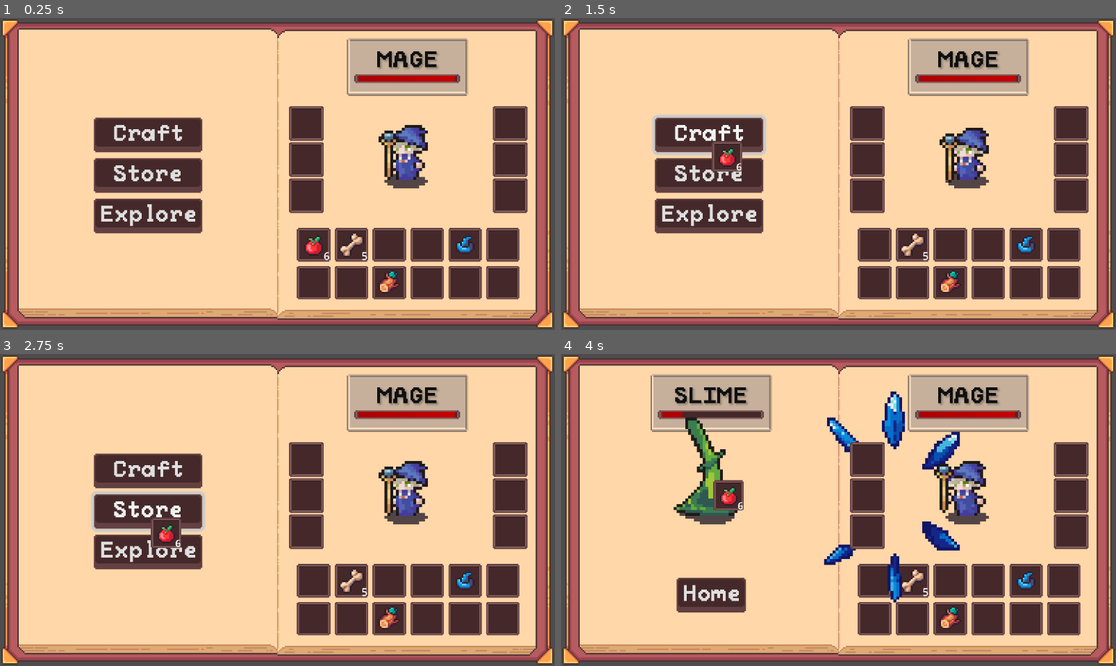
Above: before the commit, frames 1-4 (two rows, left to right).
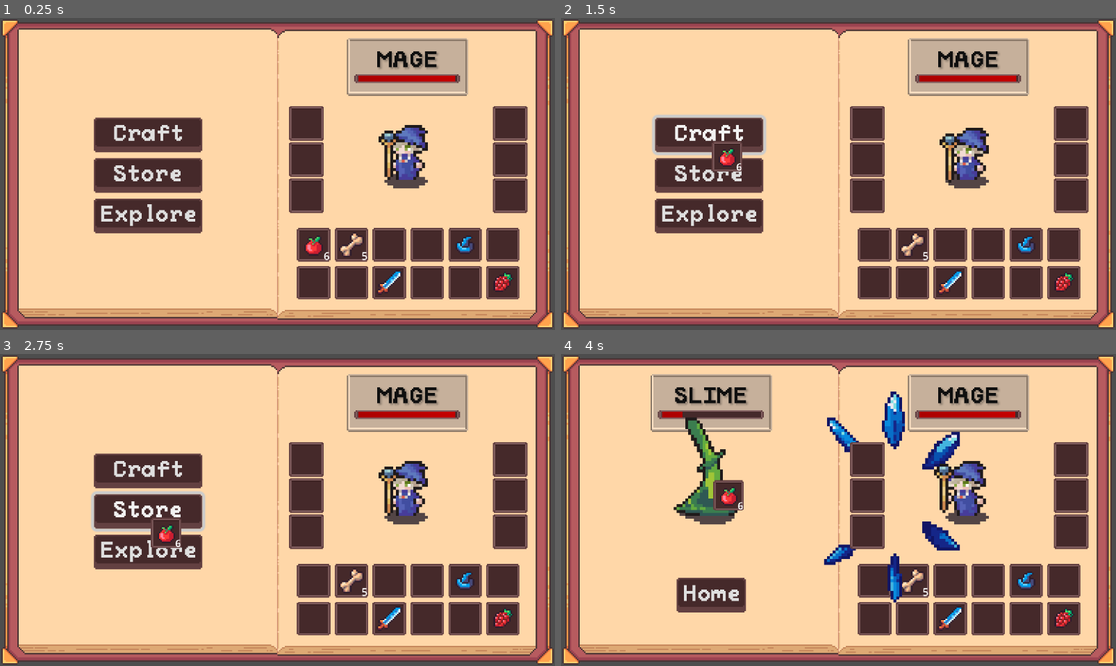
Above: after the commit, the same moments.

Repository: Blortlett/GodotIdle
Game: Godot game, scene res://Scenes/GuiNode.tscn
Two runs of this game, one before a commit and one after it. Both use one fixed random seed, a clock stepped at 60 frames per second and the inputs below.
Inputs (mouse positions are in pixels of both pictures, inside the frame that each line leads up to):
- Up to frame 1 (0.25 s): no input
- Up to frame 2 (1.5 s): click (871, 242) at 0.52 s; click "Craft" at 1.25 s
- Up to frame 3 (2.75 s): click "Store" at 2 s
- Up to frame 4 (4 s): click "Explore" at 2.75 s; click "Sunny Meadow" at 3.5 s

The runs differ from the first frame. In frame 1, 0.3% of the frame differs, in the area x 68-93%, y 81-89%; in frame 2, 0.3%; in frame 3, 0.3%; in frame 4, 0.3%.

Commit message:
Helmet + Weapon slot now modify player defense/damage

Diff:
--- a/Inventory/Items/IronSword.tres
+++ b/Inventory/Items/IronSword.tres
@@ -7,6 +7,11 @@
 script = ExtResource("1_0vl77")
 name = "Iron Sword"
 texture = ExtResource("2_cju1o")
-ItemID = 251
+ItemID = 1607
 mItemType = 1
+mArmorSlot = 0
+DamageModifier = 100.0
+MagicDamageModifier = 100.0
+DefenseModifier = 0.0
+MagicDefenseModifier = 0.0
 metadata/_custom_type_script = "uid://c7op3b5r7t54q"
--- a/Inventory/Items/MageHat.tres
+++ b/Inventory/Items/MageHat.tres
@@ -10,4 +10,8 @@
 ItemID = 1841
 mItemType = 0
 mArmorSlot = 1
+DamageModifier = 0.0
+MagicDamageModifier = 0.0
+DefenseModifier = 100.0
+MagicDefenseModifier = 100.0
 metadata/_custom_type_script = "uid://c7op3b5r7t54q"
--- a/Inventory/PlayerInventory.tres
+++ b/Inventory/PlayerInventory.tres
@@ -6,6 +6,7 @@
 [ext_resource type="Resource" uid="uid://bhhf6eaywlnjv" path="res://Inventory/Items/Bones.tres" id="4_nc7e1"]
 [ext_resource type="Resource" uid="uid://cowt4to4mem15" path="res://Inventory/Items/MageHat.tres" id="5_hpwqo"]
 [ext_resource type="Resource" uid="uid://bp27r6cvvahdy" path="res://Inventory/Items/IronSword.tres" id="6_swd8f"]
+[ext_resource type="Resource" uid="uid://ula6287t5uj7" path="res://Inventory/Items/Log.tres" id="7_nc7e1"]
 
 [sub_resource type="Resource" id="Resource_4jx6n"]
 script = ExtResource("2_78geo")
@@ -68,6 +69,7 @@
 
 [sub_resource type="Resource" id="Resource_fgcbg"]
 script = ExtResource("2_78geo")
+item = ExtResource("7_nc7e1")
 amount = 0
 metadata/_custom_type_script = "uid://bx52jjxmfncpj"
 
--- a/Inventory/Scripts/scrEquipmentManager.gd
+++ b/Inventory/Scripts/scrEquipmentManager.gd
@@ -34,10 +34,33 @@
 func GetInventory() -> Inv:
 	return mInventory;
 
-func GetUISlots() -> Array[SlotUI]:
+func GetEquipmentModifiers() -> CombatModifiers:
+	var EquipmentModifiers: CombatModifiers = CombatModifiers.new();
+	if GetWeaponItem():
+		EquipmentModifiers.DamageModifier += GetWeaponItem().DamageModifier;
+		EquipmentModifiers.MagicDamageModifier += GetWeaponItem().MagicDamageModifier;
+	if GetHelmetItem():
+		EquipmentModifiers.MagicDefenseModifier += GetHelmetItem().MagicDefenseModifier;
+		EquipmentModifiers.DefenseModifier += GetHelmetItem().DefenseModifier;
+	return EquipmentModifiers;
+
+func GetUISlots() -> Array[SlotUI]: # Get all slots
 	var EquipmentSlots: Array[SlotUI];
 	for slot: SlotUI in mArmorSlotsUI:
 		EquipmentSlots.append(slot);
 	EquipmentSlots.append(mWeaponSlotUI)
 	EquipmentSlots.append(mAccessorySlotUI)
 	return EquipmentSlots;
+# Get Specific Slots
+func GetHelmetItem() -> InvItem:
+	return mInventory.slots[0].item;
+func GetChestItem() -> InvItem:
+	return mInventory.slots[1].item;
+func GetLegItem() -> InvItem:
+	return mInventory.slots[2].item;
+func GetBootItem() -> InvItem:
+	return mInventory.slots[3].item;
+func GetWeaponItem() -> InvItem:
+	return mInventory.slots[4].item;
+func GetAccessoryItem() -> InvItem:
+	return mInventory.slots[5].item;
--- a/Inventory/Scripts/scrInventoryItem.gd
+++ b/Inventory/Scripts/scrInventoryItem.gd
@@ -15,3 +15,7 @@
 @export var ItemID: int;
 @export var mItemType: ItemType;
 @export var mArmorSlot: ArmorSlot;
+@export var DamageModifier: float;
+@export var MagicDamageModifier: float;
+@export var DefenseModifier: float;
+@export var MagicDefenseModifier: float;
--- /dev/null
+++ b/Scripts/Combat/scrEquipmentModifiers.gd
@@ -0,0 +1,14 @@
+class_name CombatModifiers
+var DamageModifier: float;
+var DefenseModifier: float;
+var StunDamageModifier: float;
+var StunDefenseModifier: float;
+var MagicDamageModifier: float;
+var MagicDefenseModifier: float;
+var PoisonDamageModifier: float;
+var PoisonDefenseModifier: float;
+var FrostDamageModifier: float;
+var FrostDefenseModifier: float;
+var FireDamageModifier: float;
+var FireDefenseModifier: float;
+var AttackSpeedModifier: float;
--- a/Scripts/Managers/scrCombatManager.gd
+++ b/Scripts/Managers/scrCombatManager.gd
@@ -10,6 +10,7 @@
 @onready var mCharacterRegister: CharacterRegister = get_node("../CharacterRegister");
 @onready var mInventoryUI: InventoryUI = get_node("../GameUI");
 @onready var mCharacterDisplayController: CharacterDisplayController = get_node("../GameUI/CharacterDisplayController");
+@onready var mPlayerEquipmentManager: EquipmentManager = get_node("../GameUI/SystemUI/CharacterUI/EquipmentUI");
 
 var IsCombatActive: bool = false;
 # Attack cooldown
@@ -83,28 +84,22 @@
 
 	#Update Health UI
 	mCharacterDisplayController.UpdateCharacterHealthVisuals();
-
-	# Enemy Death
-	if (mCharacterRegister.mActiveEnemyCharacter.CurrentHealth <= 0):
-		var Loot: InvItem = mCharacterRegister.KillEnemy();
-		mInventoryUI.inv.insert(Loot); # Drop Loot
-		mCharacterDisplayController.EnemyDisplay.PlayDeathAnimation();
-		EndCombat();
-	# Player Death
-	if (mCharacterRegister.mActiveCharacter.CurrentHealth <= 0):
-		mCharacterDisplayController.PlayerDisplay.PlayDeathAnimation();
-		EndCombat();
+	# Check if anyone died
+	HandleCharacterDeath();
 
 func _GetPlayerDamageOutput(Player: Character) -> DamageHit:
 	var TotalDamage: DamageHit = DamageHit.new();
-	TotalDamage.PhysicalDamage += Player.Damage;
-	TotalDamage.MagicDamage += Player.MagicDamage;
+	var combatModifiers: CombatModifiers = mPlayerEquipmentManager.GetEquipmentModifiers(); # Bad code this runs twice: see _GetPlayerDefense
+	TotalDamage.PhysicalDamage += Player.Damage + combatModifiers.DamageModifier;
+	TotalDamage.MagicDamage += Player.MagicDamage + combatModifiers.MagicDamageModifier;
 	return TotalDamage;
 
 func _GetPlayerDefense(Player: Character) -> DefendPower:
 	var TotalDefense: DefendPower = DefendPower.new();
-	TotalDefense.PhysicalDefense += Player.Defense;
-	TotalDefense.MagicDefense += Player.MagicDefense;
+	var combatModifiers: CombatModifiers = mPlayerEquipmentManager.GetEquipmentModifiers(); # Bad code this runs twice: see _GetPlayerDamageOutput
+	TotalDefense.PhysicalDefense += Player.Defense + combatModifiers.DefenseModifier;
+	TotalDefense.MagicDefense += Player.MagicDefense + combatModifiers.MagicDefenseModifier;
+	print_debug("Player gear defense: " + str(combatModifiers.DefenseModifier) + "    Magic Defense: " + str(combatModifiers.MagicDefenseModifier))
 	return TotalDefense;
 
 func _GetNPCDamageOutput(NPC: Character) -> DamageHit:
@@ -124,3 +119,15 @@
 
 func EndCombat():
 	IsCombatActive = false;
+
+func HandleCharacterDeath():
+	# Enemy Death
+	if (mCharacterRegister.mActiveEnemyCharacter.CurrentHealth <= 0):
+		var Loot: InvItem = mCharacterRegister.KillEnemy();
+		mInventoryUI.inv.insert(Loot); # Drop Loot
+		mCharacterDisplayController.EnemyDisplay.PlayDeathAnimation();
+		EndCombat();
+	# Player Death
+	if (mCharacterRegister.mActiveCharacter.CurrentHealth <= 0):
+		mCharacterDisplayController.PlayerDisplay.PlayDeathAnimation();
+		EndCombat();
Not shown: 1 places in Inventory/PlayerInventory.tres that only renumber resources
Not shown, added: Scripts/Combat/scrEquipmentModifiers.gd.uid
